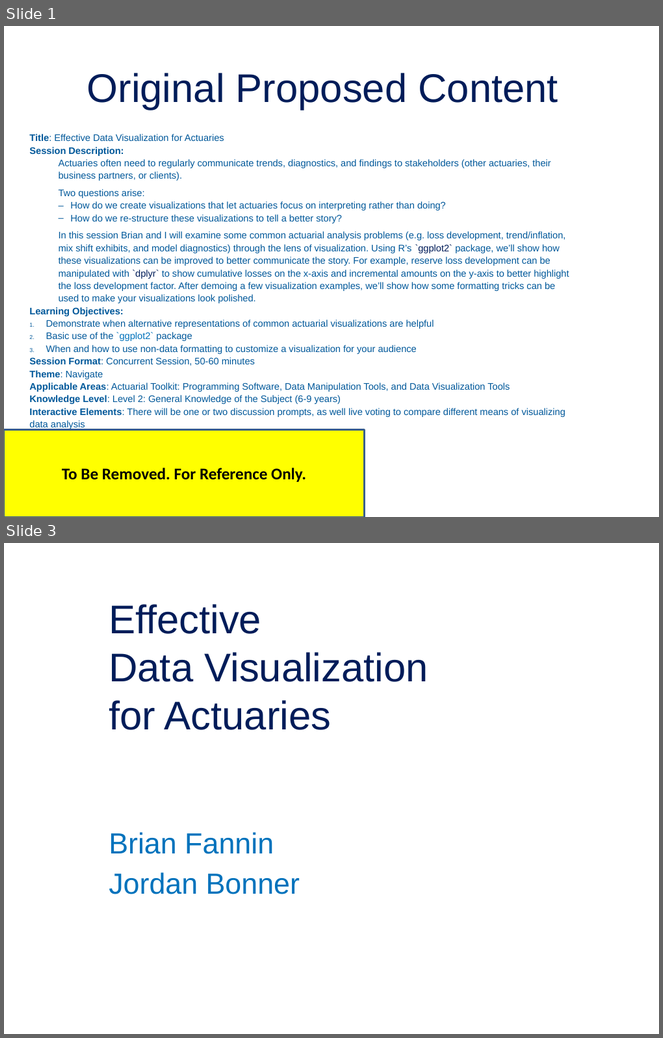
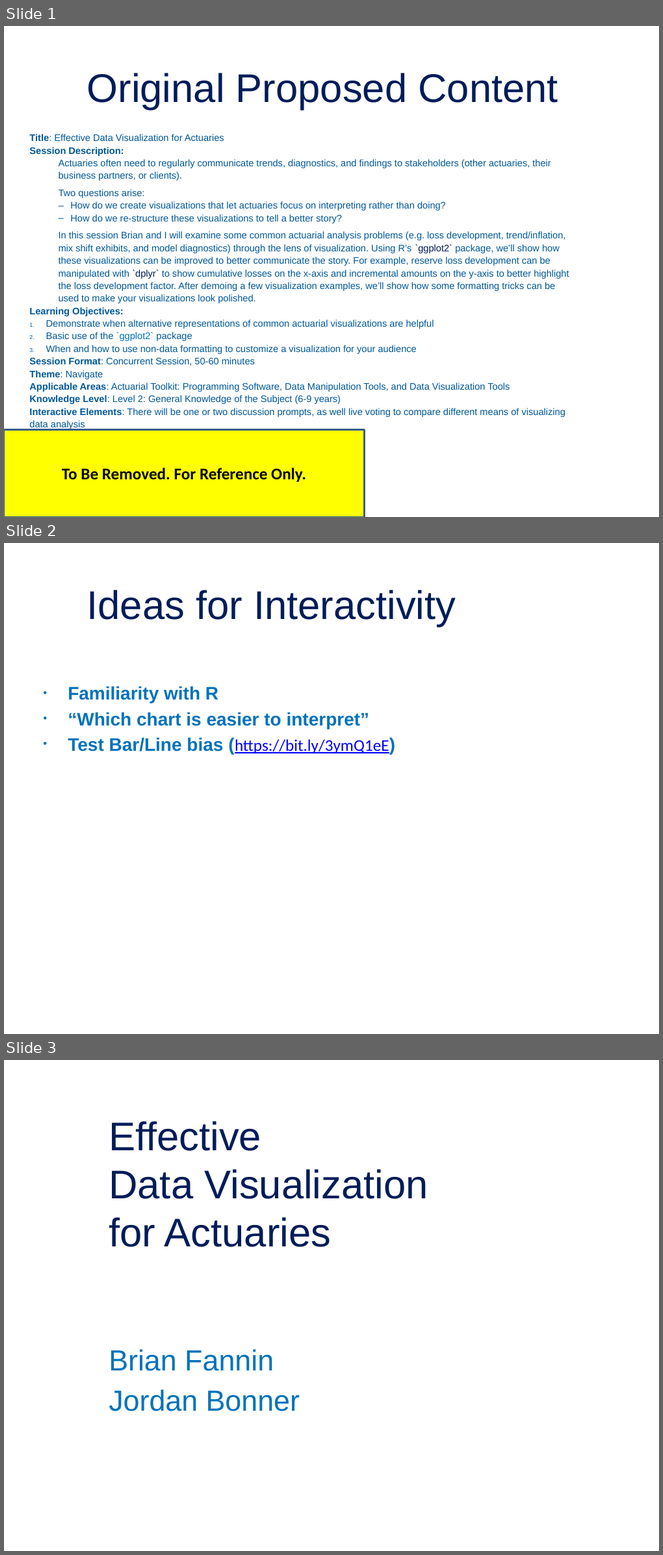
Before and after one commit to jordan-bonner/CAS_Spr23, a slide deck: Presentation Slides/Effective Data Visualization for Actuaries.pptx. Shown one above the other, each under a label of ours: slides 1 and 3 before the commit, slides 1, 2 and 3 after it; the slides between them are not shown. The pictures are 663x1038 and 663x1555 pixels, drawn with LibreOffice and Linux fonts; fonts in the diff are those of the drawing; background and template pictures are left out. Boxes give left, top, right and bottom in pixels: in the first picture for what was removed or moved away, otherwise in the second. Text is boxed around its words. In the diff, an @@ line names an element or a change of style, - is before the commit and + after.

```diff
--- a/Presentation Slides/Effective Data Visualization for Actuaries.pptx
+++ b/Presentation Slides/Effective Data Visualization for Actuaries.pptx
@@ slide 2 added at [4,543,659,1034], background picture (left out) @@
@@ title added at [87,590,456,627], 44 pt, text #001C59 @@
+Ideas for Interactivity
@@ text added at [68,686,389,754], 20 pt, text #0072BC, bold @@
+• Familiarity with R
+• “Which chart is easier to interpret”
+• Test Bar/Line bias (https://bit.ly/3ymQ1eE)
```
Also in this commit, not shown: 4 slides changed, 4 other slides added, 6 slides removed, 1 other file.
